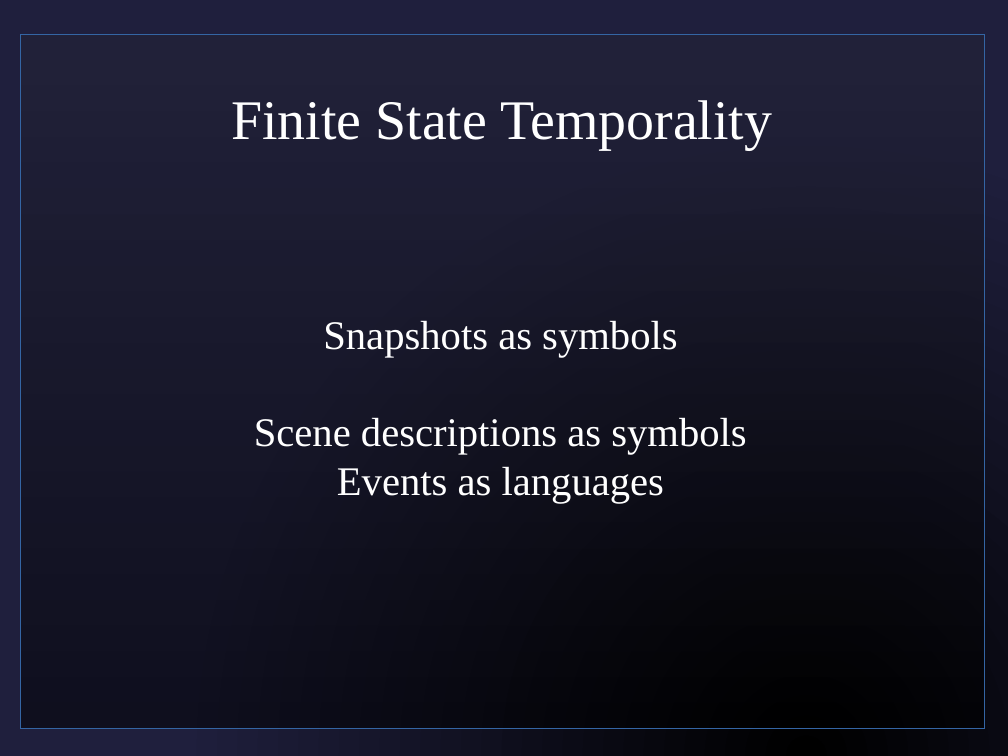
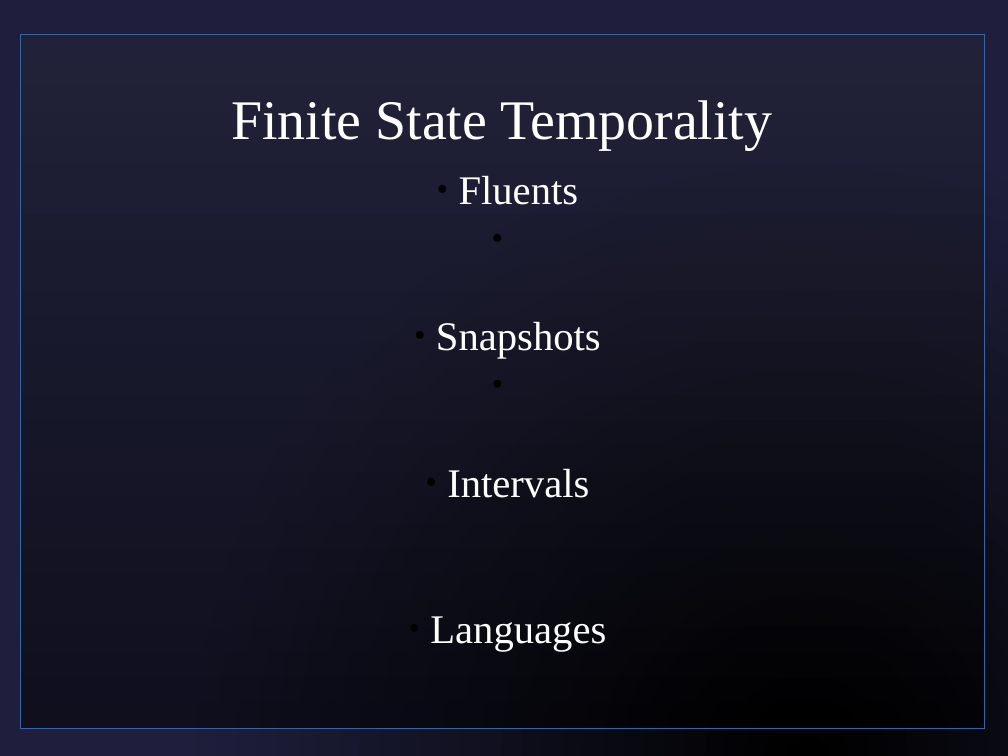
Before and after one commit to sjf/eventlogic, a slide deck: slide 4 of pres1.odp (slide 3 before the commit). Drawn at 1008x756 pixels with LibreOffice and Linux fonts; fonts in the diff are those of the drawing; background and template pictures are left out. Boxes give left, top, right and bottom in pixels: in the first picture for what was removed or moved away, otherwise in the second. Text is boxed around its words. In the diff, an @@ line names an element or a change of style, - is before the commit and + after.

```diff
--- a/pres1.odp
+++ b/pres1.odp
@@ subtitle added at (x1=430, y1=175, x2=606, y2=651), 32 pt, text #FFFFFF @@
+  ● Fluents
+  ● Snapshots
+  ● Intervals
+  ● Languages
@@ subtitle removed at (x1=254, y1=320, x2=746, y2=503) @@
-Snapshots as symbols
-Scene descriptions as symbols
-Events as languages
```
Also in this commit, not shown: 9 other slides changed, 13 slides added, 2 slides removed, 2 other files.
